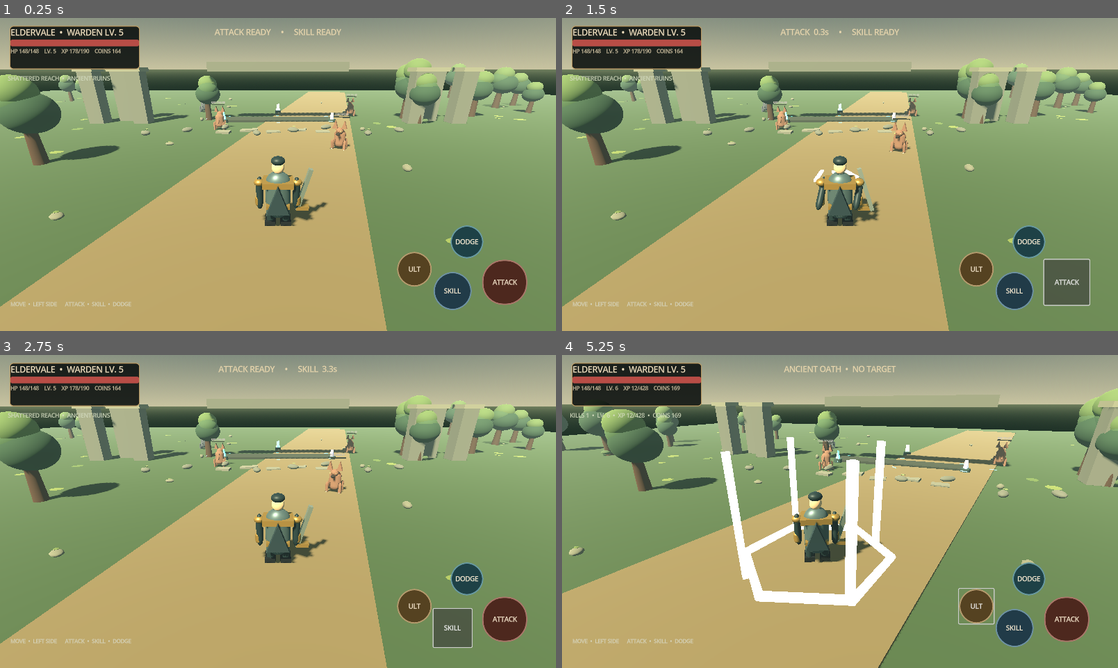
Above: before the commit, frames 1-4 (two rows, left to right).
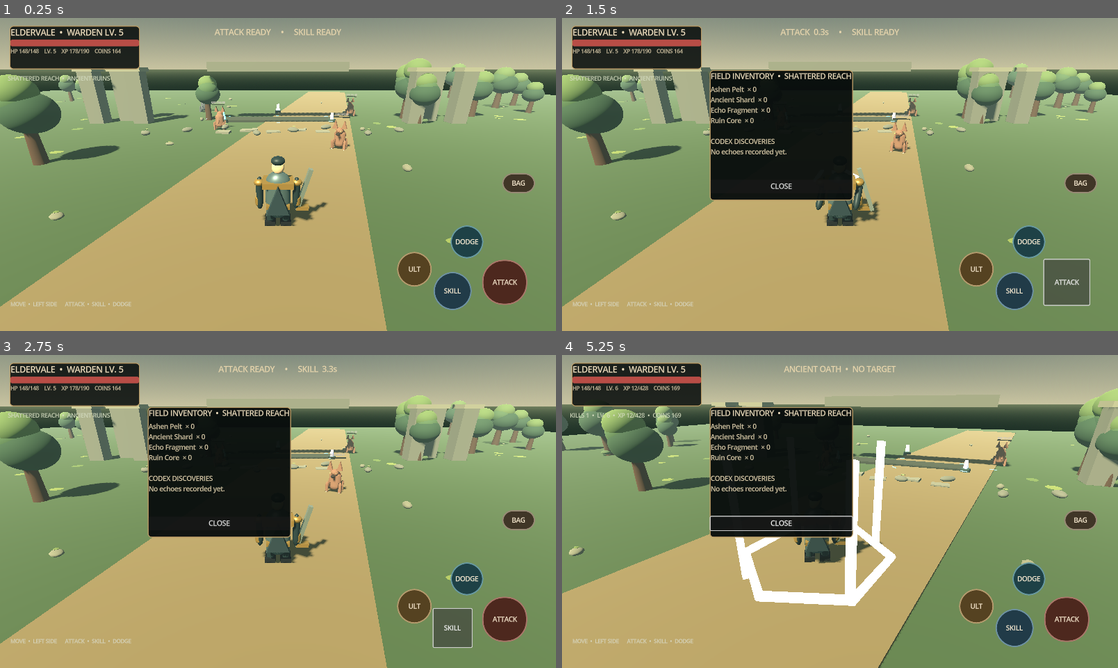
Above: after the commit, the same moments.

Repository: filesgloom-png/ELDERVALE
Game: Godot game, scene res://scenes/main_3d.tscn
The game is run twice, just before and just after one commit, with the same random seed, the same clock (stepped at 60 frames per second) and the same inputs.
Inputs (mouse positions are in pixels of both pictures, inside the frame that each line leads up to):
- Up to frame 1 (0.25 s): no input
- Up to frame 2 (1.5 s): click (1079, 183) at 0.5 s, where only the run after the commit has a clickable "BAG"; click "ATTACK" at 1.25 s
- Up to frame 3 (2.75 s): click "SKILL" at 2 s
- Up to frame 4 (5.25 s): click "DODGE" at 2.75 s; click "ULT" at 3.5 s; tap Enter (ui_accept) at 4.25, 4.52 s; move the mouse to (962, 495) at 4.27 s; hold Right (ui_right) 4.28-5 s; tap Q at 4.35 s; click (962, 495) at 4.42 s; drag from (728, 527) to (812, 574) at 5.02 s

The runs differ from the first frame. In frame 1, 0.3% of the frame differs, in the area x 90-97%, y 50-56%; in frame 2, 11%; in frame 3, 11%; in frame 4, 11%, in the area x 26-97%, y 16-87%.
Error in both runs: Invalid access to property or key 'rotation' on a base object of type 'previously freed'. (res://scripts/main_3d.gd:660)

Commit message:
ui: keep inventory button inside mobile viewport

Diff:
--- a/scripts/main_3d.gd
+++ b/scripts/main_3d.gd
@@ -516,7 +516,7 @@
 	_add_action_button(layer, "SKILL", Vector2(-238, -92), Vector2(88, 88), Color("#3d6c83"), _skill)
 	_add_action_button(layer, "DODGE", Vector2(-205, -205), Vector2(76, 76), Color("#367780"), _dodge)
 	_add_action_button(layer, "ULT", Vector2(-326, -142), Vector2(80, 80), Color("#9b783d"), _ultimate)
-	_add_action_button(layer, "BAG", Vector2(-86, 34), Vector2(76, 46), Color("#746347"), _toggle_inventory)
+	_add_action_button(layer, "BAG", Vector2(-86, -340), Vector2(76, 46), Color("#746347"), _toggle_inventory)
 	inventory_panel = PanelContainer.new()
 	inventory_panel.name = "InventoryPanel"
 	inventory_panel.position = Vector2(340, 120)
